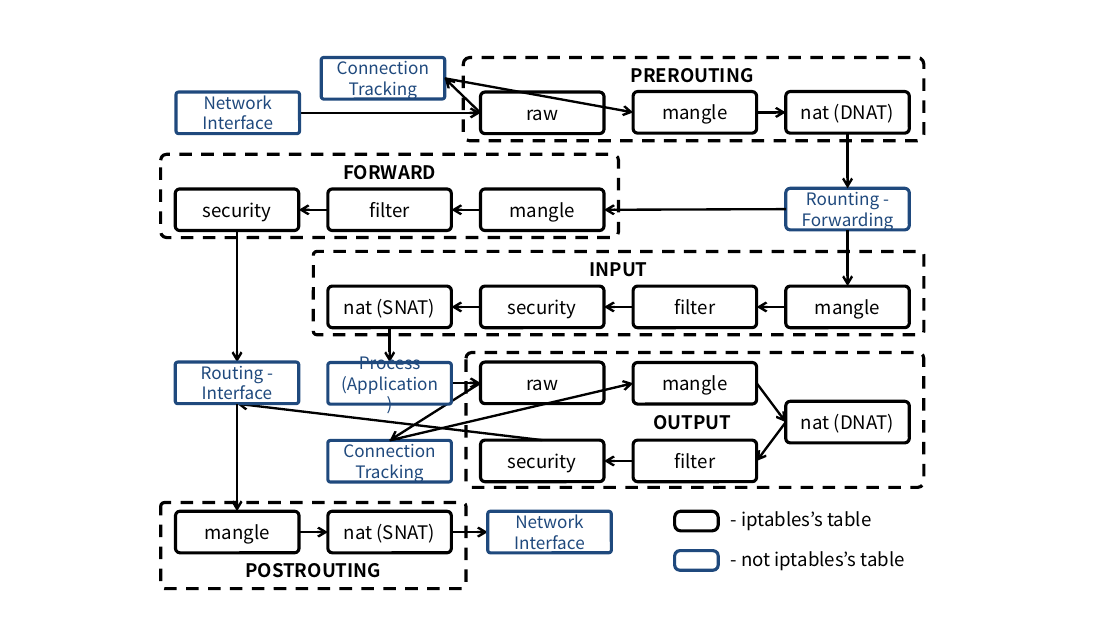
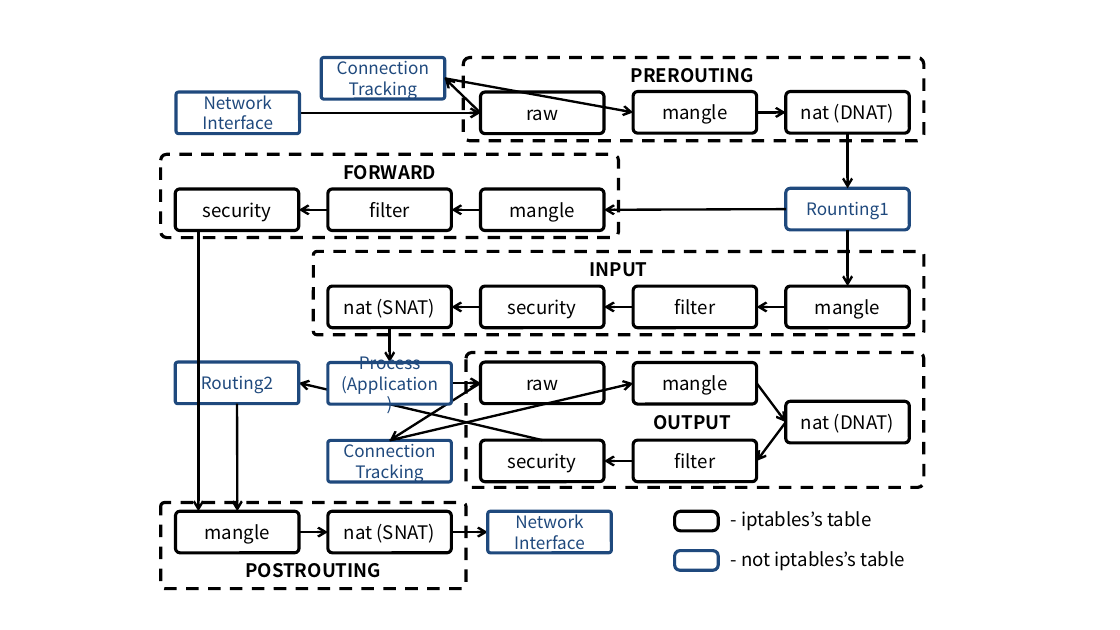
Before and after one commit to ssup2/blog-old, a slide deck: slide 2 of images/theory_analysis/Linux_Netfilter_iptables/Linux_netfilter_iptables.pptx. Drawn at 1120x630 pixels with LibreOffice and Linux fonts; fonts in the diff are those of the drawing. Boxes give left, top, right and bottom in pixels: in the first picture for what was removed or moved away, otherwise in the second. Text is boxed around its words. In the diff, an @@ line names an element or a change of style, - is before the commit and + after.

```diff
--- a/images/theory_analysis/Linux_Netfilter_iptables/Linux_netfilter_iptables.pptx
+++ b/images/theory_analysis/Linux_Netfilter_iptables/Linux_netfilter_iptables.pptx
@@ text in rounded rectangle at [806,202,889,220]: text changed @@
-Rounting - Forwarding
+Rounting1
@@ arrow moved from (237, 231) - (237, 362) to (198, 231) - (198, 511) @@
@@ text in rounded rectangle at [201,376,273,394]: text changed @@
-Routing -
-Interface
+Routing2
@@ arrow moved from (542, 440) - (237, 403) to (542, 440) - (299, 383) @@
```
Also in this commit, not shown: 1 other slide changed, 3 other files.
